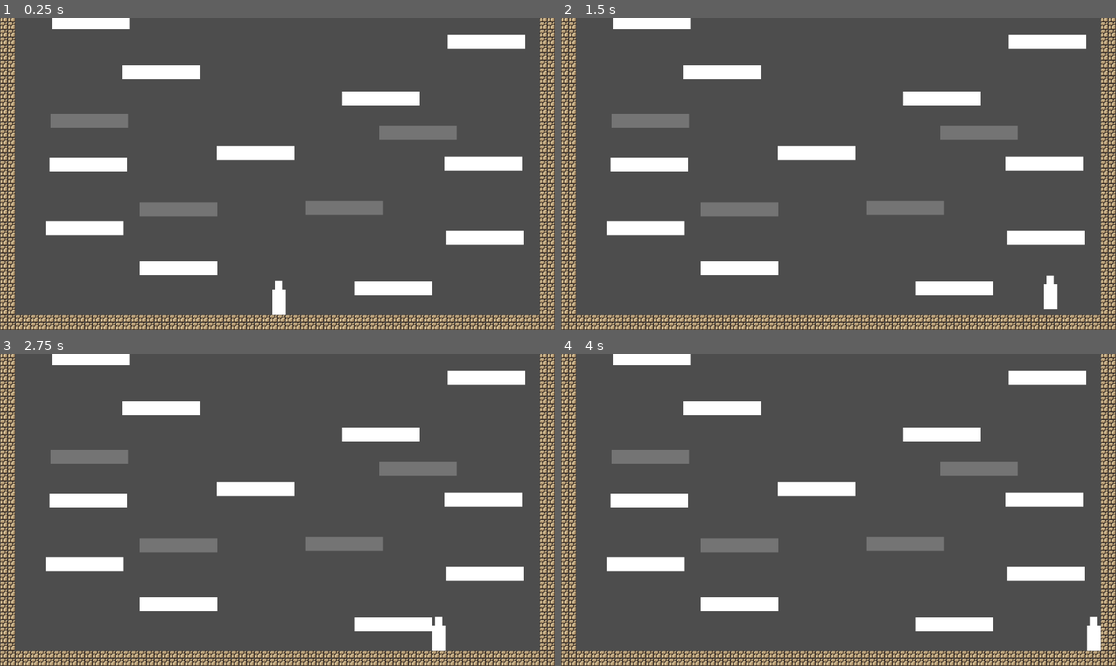
Above: before the commit, frames 1-4 (two rows, left to right).
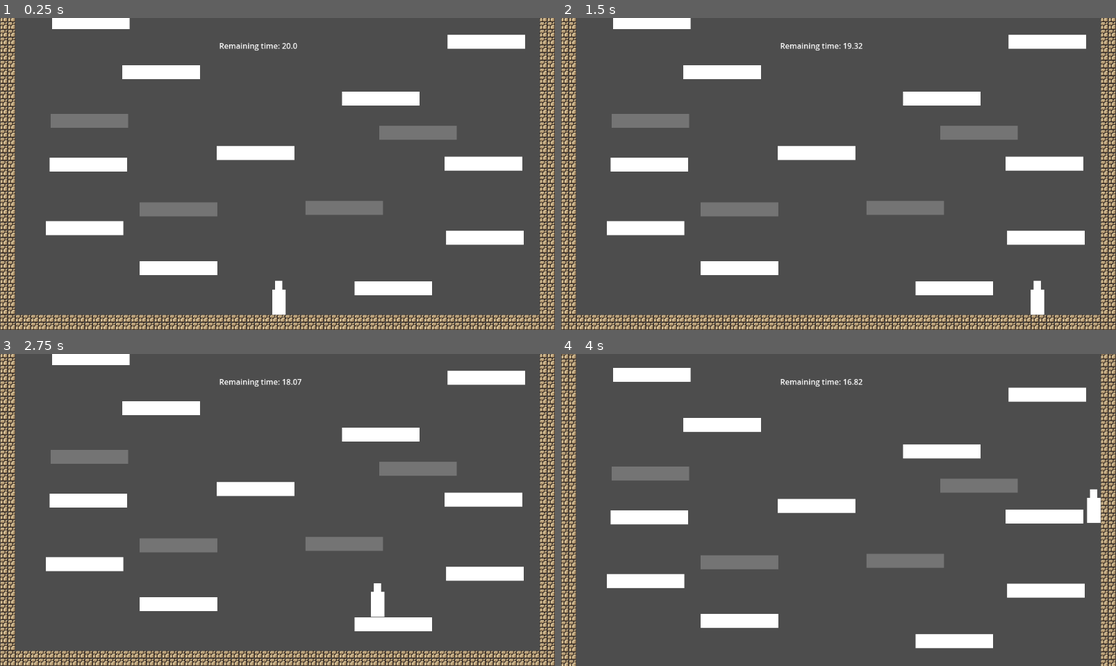
Above: after the commit, the same moments.

Repository: Maurcy/YOG-cursed-ascent
Game: Godot game, scene res://scenes/game.tscn
The game is run twice, just before and just after one commit, with the same random seed, the same clock (stepped at 60 frames per second) and the same inputs.
Inputs:
- Up to frame 1 (0.25 s): no input
- Up to frame 2 (1.5 s): tap Enter (ui_accept) at 0.5, 0.6 s; hold Right (ui_right) from 0.53 s (still down); tap W (jump, bound only after the commit) at 0.77, 0.8, 1.07, 1.35 s
- Up to frame 3 (2.75 s): tap W (jump, bound only after the commit) at 1.52, 1.82, 2.3 s; tap Enter (ui_accept) at 1.55, 2.1 s; release Right (ui_right) at 2.03 s; hold Left (ui_left) from 2.03 s (still down)
- Up to frame 4 (4 s): release Left (ui_left) at 2.78 s; hold Right (ui_right) from 2.78 s (still down); tap Enter (ui_accept) at 2.85 s; tap W (jump, bound only after the commit) at 3.02, 3.32, 3.6, 3.77 s

The runs differ from the first frame. In frame 1, 0.1% of the frame differs, in the area x 39-54%, y 8-11%; in frame 2, 0.6%; in frame 3, 0.6%; in frame 4, 28%, in the area x 0-100%, y 0-100%.

Commit message:
made a basic HUD with a timer, starts the moment you jump

Diff:
--- /dev/null
+++ b/cursed-ascent/hud.tscn
@@ -0,0 +1,27 @@
+[gd_scene load_steps=2 format=3 uid="uid://busyccyttfgb4"]
+
+[ext_resource type="Script" uid="uid://caoc1fs4r1mj2" path="res://scripts/hud.gd" id="1_37p78"]
+
+[node name="HUD" type="CanvasLayer"]
+script = ExtResource("1_37p78")
+
+[node name="Control" type="Control" parent="."]
+layout_mode = 3
+anchors_preset = 15
+anchor_right = 1.0
+anchor_bottom = 1.0
+offset_top = 2.0
+offset_bottom = 2.0
+grow_horizontal = 2
+grow_vertical = 2
+size_flags_horizontal = 4
+size_flags_vertical = 4
+
+[node name="levelTimerDisplay" type="Label" parent="Control"]
+layout_mode = 0
+offset_left = 455.0
+offset_top = 35.0
+offset_right = 685.0
+offset_bottom = 77.0
+text = "Remaining time:"
+vertical_alignment = 1
--- a/cursed-ascent/project.godot
+++ b/cursed-ascent/project.godot
@@ -15,6 +15,28 @@
 config/features=PackedStringArray("4.5", "Forward Plus")
 config/icon="res://icon.svg"
 
+[input]
+
+moveLeft={
+"deadzone": 0.2,
+"events": [Object(InputEventKey,"resource_local_to_scene":false,"resource_name":"","device":-1,"window_id":0,"alt_pressed":false,"shift_pressed":false,"ctrl_pressed":false,"meta_pressed":false,"pressed":false,"keycode":0,"physical_keycode":65,"key_label":0,"unicode":97,"location":0,"echo":false,"script":null)
+, Object(InputEventKey,"resource_local_to_scene":false,"resource_name":"","device":-1,"window_id":0,"alt_pressed":false,"shift_pressed":false,"ctrl_pressed":false,"meta_pressed":false,"pressed":false,"keycode":0,"physical_keycode":4194319,"key_label":0,"unicode":0,"location":0,"echo":false,"script":null)
+]
+}
+moveRight={
+"deadzone": 0.2,
+"events": [Object(InputEventKey,"resource_local_to_scene":false,"resource_name":"","device":-1,"window_id":0,"alt_pressed":false,"shift_pressed":false,"ctrl_pressed":false,"meta_pressed":false,"pressed":false,"keycode":0,"physical_keycode":68,"key_label":0,"unicode":100,"location":0,"echo":false,"script":null)
+, Object(InputEventKey,"resource_local_to_scene":false,"resource_name":"","device":-1,"window_id":0,"alt_pressed":false,"shift_pressed":false,"ctrl_pressed":false,"meta_pressed":false,"pressed":false,"keycode":0,"physical_keycode":4194321,"key_label":0,"unicode":0,"location":0,"echo":false,"script":null)
+]
+}
+jump={
+"deadzone": 0.2,
+"events": [Object(InputEventKey,"resource_local_to_scene":false,"resource_name":"","device":-1,"window_id":0,"alt_pressed":false,"shift_pressed":false,"ctrl_pressed":false,"meta_pressed":false,"pressed":false,"keycode":0,"physical_keycode":87,"key_label":0,"unicode":119,"location":0,"echo":false,"script":null)
+, Object(InputEventKey,"resource_local_to_scene":false,"resource_name":"","device":-1,"window_id":0,"alt_pressed":false,"shift_pressed":false,"ctrl_pressed":false,"meta_pressed":false,"pressed":false,"keycode":0,"physical_keycode":32,"key_label":0,"unicode":32,"location":0,"echo":false,"script":null)
+, Object(InputEventKey,"resource_local_to_scene":false,"resource_name":"","device":-1,"window_id":0,"alt_pressed":false,"shift_pressed":false,"ctrl_pressed":false,"meta_pressed":false,"pressed":false,"keycode":0,"physical_keycode":4194320,"key_label":0,"unicode":0,"location":0,"echo":false,"script":null)
+]
+}
+
 [physics]
 
 2d/default_gravity=2310.781
--- a/cursed-ascent/scenes/game.tscn
+++ b/cursed-ascent/scenes/game.tscn
@@ -1,11 +1,13 @@
-[gd_scene load_steps=9 format=3 uid="uid://cbu1i02krro3t"]
-
+[gd_scene load_steps=11 format=3 uid="uid://cbu1i02krro3t"]
+
+[ext_resource type="Script" uid="uid://qb6lsqm042jp" path="res://scripts/game_manager.gd" id="1_gee14"]
 [ext_resource type="PackedScene" uid="uid://dnjfp8rhkq27j" path="res://scenes/player.tscn" id="1_uwrxv"]
 [ext_resource type="Texture2D" uid="uid://be33afmkbqp74" path="res://assets/world_tileset.png" id="1_yqjtg"]
 [ext_resource type="PackedScene" uid="uid://b1x4p1aywc4am" path="res://scenes/platforms/platform_1.tscn" id="3_lnu2h"]
 [ext_resource type="PackedScene" uid="uid://cfeylvundmdwh" path="res://scenes/platforms/platform_transparent.tscn" id="4_lbhrr"]
 [ext_resource type="PackedScene" uid="uid://bxtaxeuencnbm" path="res://scenes/exit.tscn" id="5_iywne"]
 [ext_resource type="PackedScene" uid="uid://djs8dqp02c6y" path="res://scenes/platforms/exitPlatform.tscn" id="6_p57ef"]
+[ext_resource type="PackedScene" uid="uid://busyccyttfgb4" path="res://hud.tscn" id="7_u5sy4"]
 
 [sub_resource type="TileSetAtlasSource" id="TileSetAtlasSource_lnu2h"]
 texture = ExtResource("1_yqjtg")
@@ -178,6 +180,13 @@
 
 [node name="Game" type="Node2D"]
 
+[node name="gameManager" type="Node" parent="."]
+unique_name_in_owner = true
+script = ExtResource("1_gee14")
+
+[node name="levelTimer" type="Timer" parent="gameManager"]
+wait_time = 45.0
+
 [node name="Temp" type="TileMap" parent="."]
 tile_set = SubResource("TileSet_lbhrr")
 format = 2
@@ -193,6 +202,8 @@
 limit_right = 0
 limit_bottom = 0
 
+[node name="HUD" parent="CharacterBody2D" instance=ExtResource("7_u5sy4")]
+
 [node name="Platforms" type="Node" parent="."]
 
 [node name="Platform1" parent="Platforms" instance=ExtResource("3_lnu2h")]
--- /dev/null
+++ b/cursed-ascent/scripts/game_manager.gd
@@ -0,0 +1,17 @@
+extends Node
+var levelTime = 20
+var remainingLevelTime
+@onready var levelTimer: Timer = $levelTimer
+
+# Called when the node enters the scene tree for the first time.
+func _ready() -> void:
+	levelTimer.wait_time = levelTime
+	remainingLevelTime = levelTime
+
+# Called every frame. 'delta' is the e6lapsed time since the previous frame.
+func _process(delta: float) -> void:
+	if Input.is_action_just_pressed("jump") and levelTimer.is_stopped():
+		levelTimer.start()
+
+	if levelTimer.is_stopped() == false:
+		remainingLevelTime = levelTimer.time_left
--- /dev/null
+++ b/cursed-ascent/scripts/hud.gd
@@ -0,0 +1,13 @@
+extends CanvasLayer
+
+@onready var levelTimerDisplay: Label = $Control/levelTimerDisplay
+@onready var game_manager: Node = %gameManager
+
+# Called when the node enters the scene tree for the first time.
+func _ready() -> void:
+	pass # Replace with function body.
+
+
+# Called every frame. 'delta' is the elapsed time since the previous frame.
+func _process(delta: float):
+	levelTimerDisplay.text = "Remaining time: " + str(snapped(game_manager.remainingLevelTime, 0.01))
--- a/cursed-ascent/scripts/player.gd
+++ b/cursed-ascent/scripts/player.gd
@@ -11,12 +11,12 @@
 		velocity += get_gravity() * delta
 
 	# Handle jump.
-	if Input.is_action_just_pressed("ui_accept") and is_on_floor():
+	if Input.is_action_just_pressed("jump") and is_on_floor():
 		velocity.y = JUMP_VELOCITY
 
 	# Get the input direction and handle the movement/deceleration.
 	# As good practice, you should replace UI actions with custom gameplay actions.
-	var direction := Input.get_axis("ui_left", "ui_right")
+	var direction := Input.get_axis("moveLeft", "moveRight")
 	if direction:
 		velocity.x = direction * SPEED
 	else:
Not shown, added: cursed-ascent/scripts/game_manager.gd.uid
Not shown, added: cursed-ascent/scripts/hud.gd.uid
